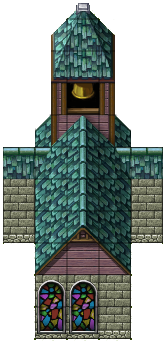
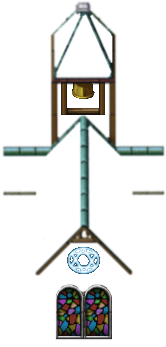
Layer changes from the first 166×347 image to the second:
added layer "Pasted Layer #1" above "Transformation" over box(67, 247, 100, 274)
added layer "Transformation" above "Pasted Layer copy #1" over box(55, 283, 112, 340)
added layer "Pasted Layer copy #1" above "Pasted Layer #2" over box(67, 83, 99, 108)
added layer "Pasted Layer #2" above "Pasted Layer copy" over box(2, 1, 166, 277)
hid "Pasted Layer", opacity 100% → 51% over box(3, 3, 163, 341)
